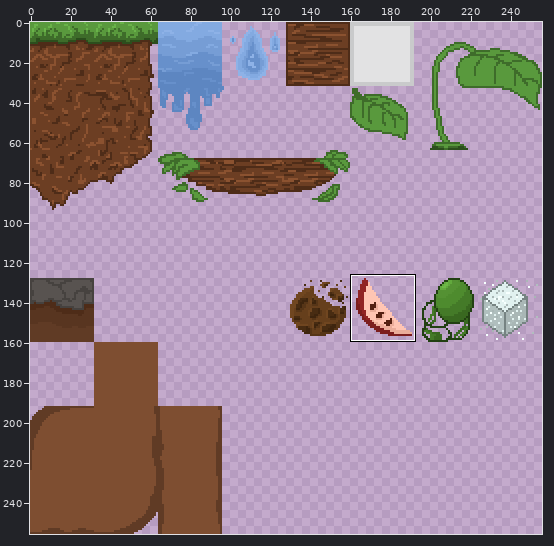
A sprite sheet gets an edit: antventure--lost-in-the-colony/playground-test/assets/assets.png. The picture above shows the old version from afar; the outline marks the close-up.
Close-up. Before the edit:
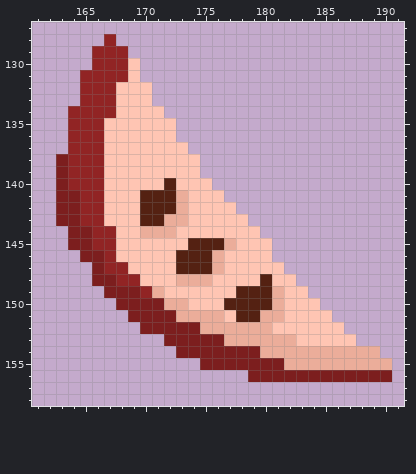
The file is 256x256 pixels. Colours within 5 levels of each other are drawn and written as one. Shown: x 161..191, y 127..158. The commit also changed other parts of the picture, which this record leaves out.
The same view after the edit:
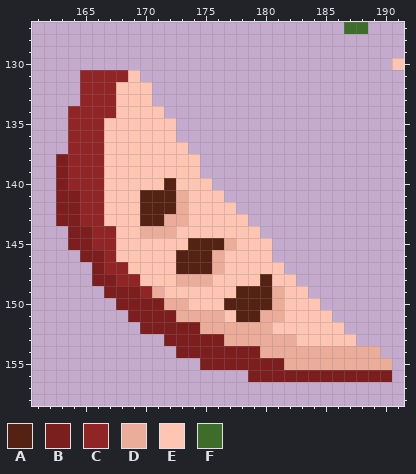
Palette (. is transparent): A #542112  B #7c1e1e  C #912424  D #ebad9a  E #ffc5b3  F #3e6c2a
The exact change:
@@ x 161..191 @@
-127 ...............................
-128 ......C........................
-129 .....CCC.......................
-130 .....CCCE......................
+127 ..........................FF...
+128 ...............................
+129 ...............................
+130 ..............................E
 131 ....CCCCE......................
Pixel boxes of the changes (left, top, right, bottom) in both close-ups:
added: (344, 22, 404, 70)
erased: (92, 34, 140, 70)
